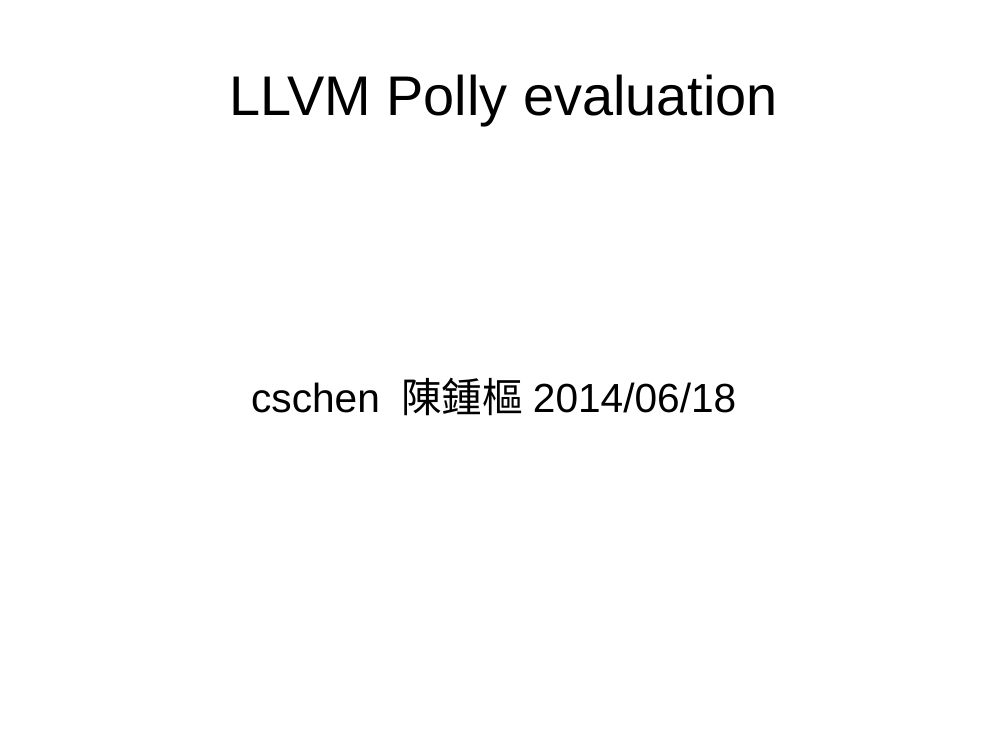
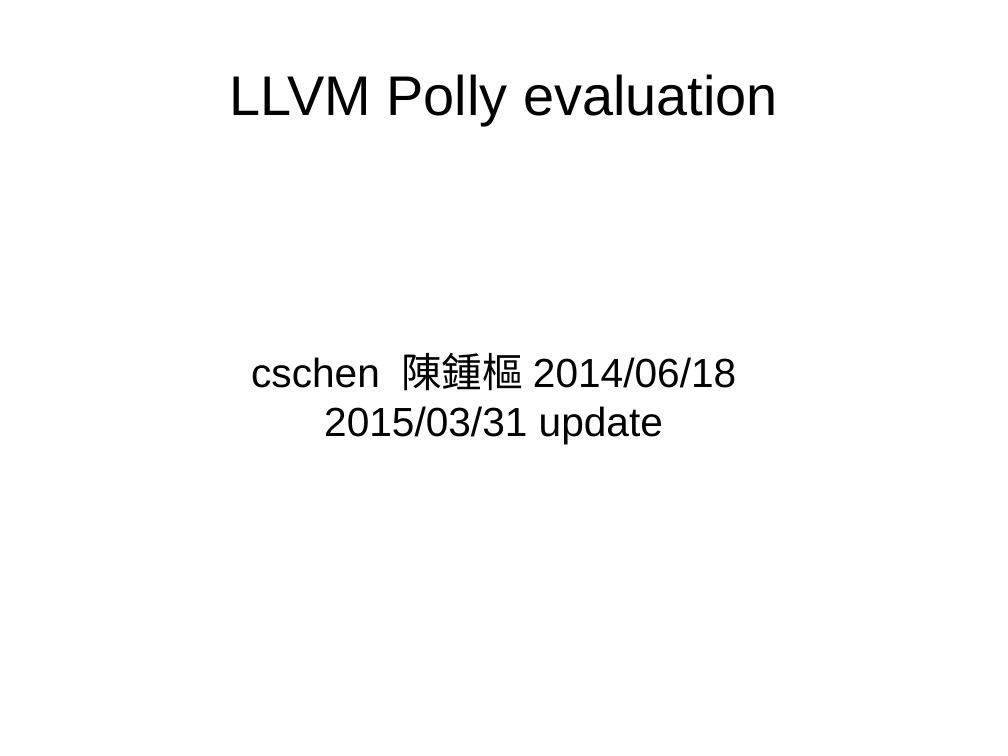
Before and after one commit to Jonathan2251/lbt, a slide deck: slide 1 of note/polly/polly.odp. Drawn at 1008x756 pixels with LibreOffice and Linux fonts; fonts in the diff are those of the drawing. Boxes give left, top, right and bottom in pixels: in the first picture for what was removed or moved away, otherwise in the second. Text is boxed around its words. In the diff, an @@ line names an element or a change of style, - is before the commit and + after.

Commit message:
Add result of run Marvell benchmark with polly

```diff
--- a/note/polly/polly.odp
+++ b/note/polly/polly.odp
@@ subtitle at [324, 406, 663, 444]: paragraph added @@
+2015/03/31 update
```
Also in this commit, not shown: 2 other slides changed, 1 slide added, 14 other files.
